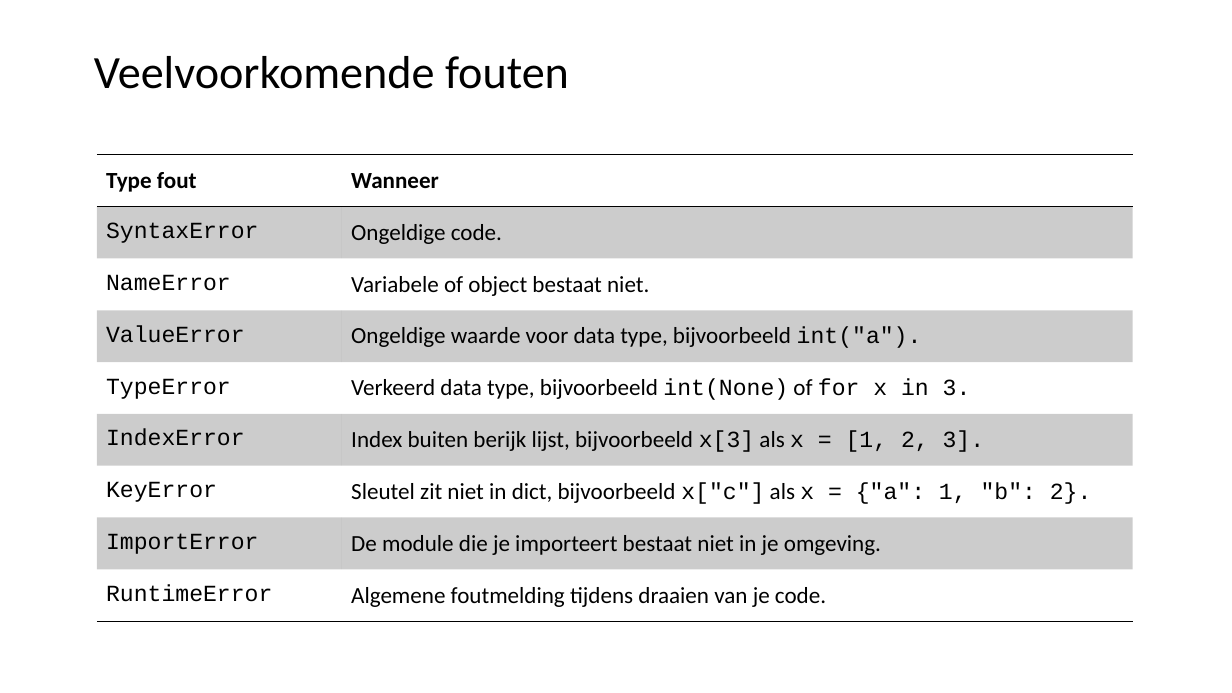
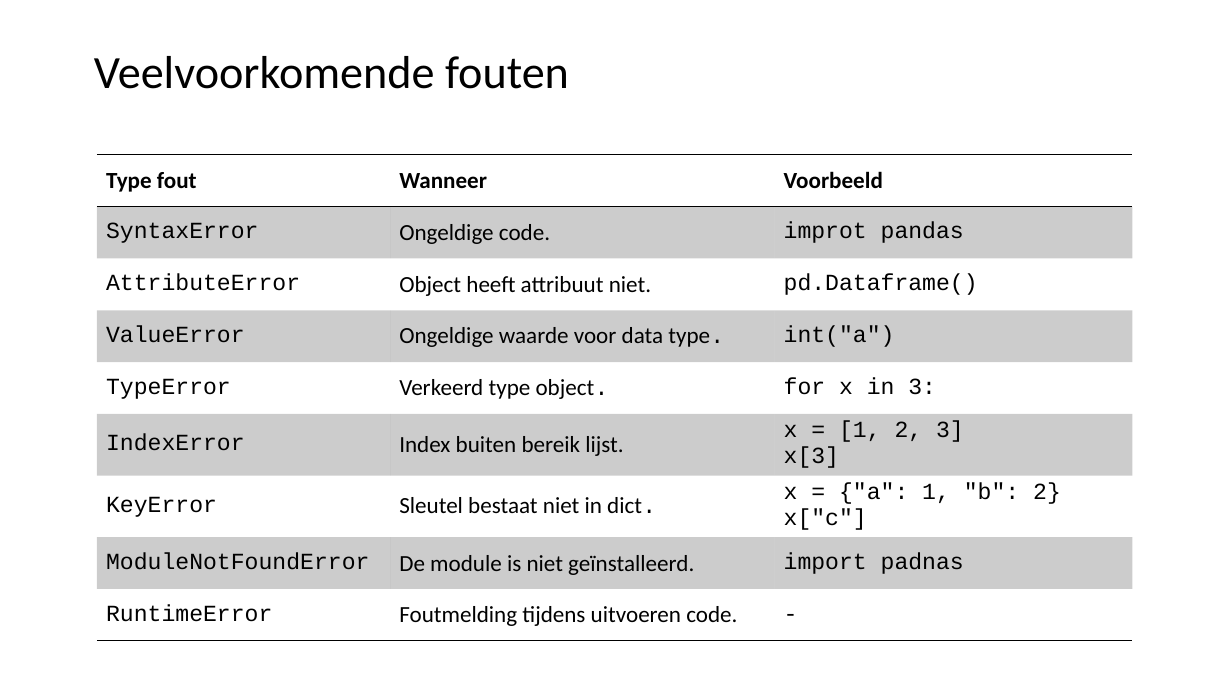
Before and after one commit to LFKoning/knowledge-sharing, a slide deck: slide 32 of python_trainees/2_production_code/python_traineeship_2.pptx (slide 30 before the commit). Drawn at 1232x693 pixels with LibreOffice and Linux fonts; fonts in the diff are those of the drawing. Boxes give left, top, right and bottom in pixels: in the first picture for what was removed or moved away, otherwise in the second. Text is boxed around its words. In the diff, an @@ line names an element or a change of style, - is before the commit and + after.

```diff
--- a/python_trainees/2_production_code/python_traineeship_2.pptx
+++ b/python_trainees/2_production_code/python_traineeship_2.pptx
@@ table at box(97, 155, 1133, 647) @@
-column 1: Type fout | SyntaxError | NameError | ValueError | TypeError | IndexError | KeyError | ImportError | RuntimeError
-column 2: Wanneer | Ongeldige code. | Variabele of object bestaat niet. | Ongeldige waarde voor data type, bijvoorbeeld int("a"). | Verkeerd data type, bijvoorbeeld int(None) of for x in 3. | Index buiten berijk lijst, bijvoorbeeld x[3] als x = [1, 2, 3]. | Sleutel zit niet in dict, bijvoorbeeld x["c"] als x = {"a": 1, "b": 2}. | De module die je importeert bestaat niet in je omgeving. | Algemene foutmelding tijdens draaien van je code.
+column 1: Type fout | SyntaxError | AttributeError | ValueError | TypeError | IndexError | KeyError | ModuleNotFoundError | RuntimeError
+column 2: Wanneer | Ongeldige code. | Object heeft attribuut niet. | Ongeldige waarde voor data type. | Verkeerd type object. | Index buiten bereik lijst. | Sleutel bestaat niet in dict. | De module is niet geïnstalleerd. | Foutmelding tijdens uitvoeren code.
+column 3: Voorbeeld | improt pandas | pd.Dataframe() | int("a") | for x in 3: | x = [1, 2, 3] / x[3] | x = {"a": 1, "b": 2} / x["c"] | import padnas | -
```
Also in this commit, not shown: 25 other slides changed, 5 slides added, 3 slides removed, 15 other files.
